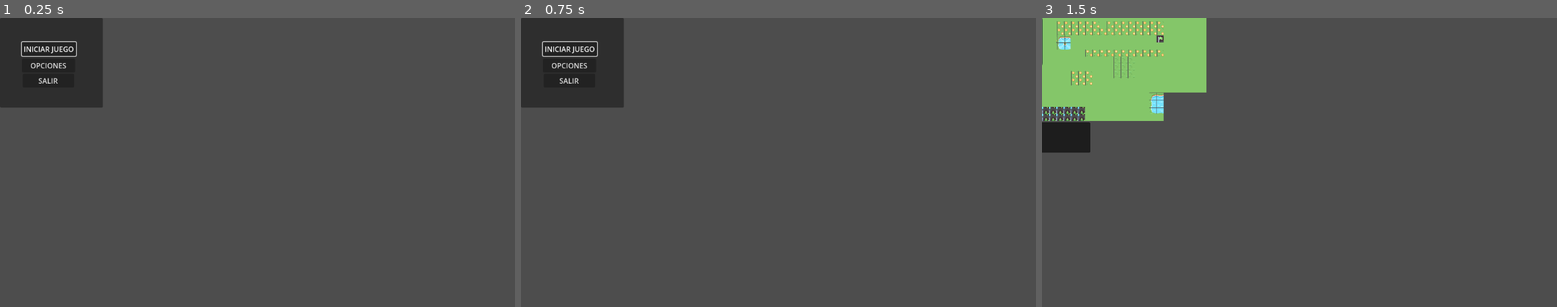
Above: before the commit, frames 1-3 (left to right).
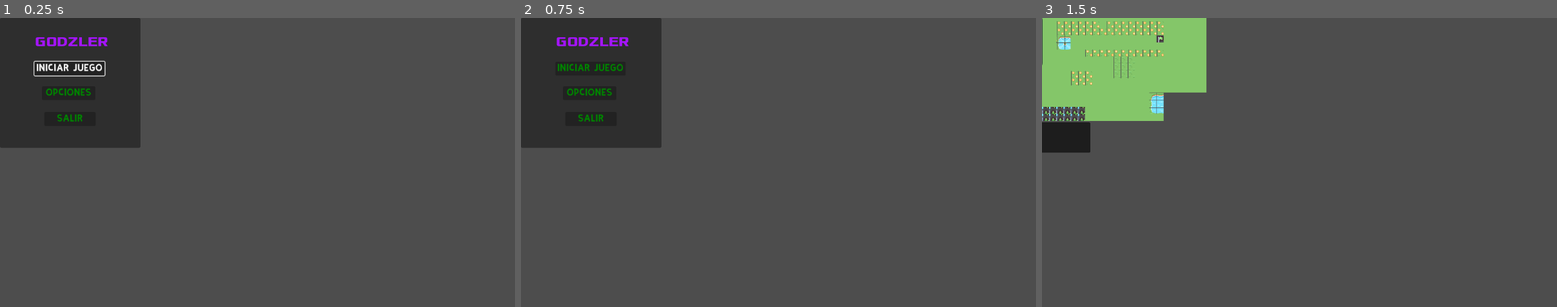
Above: after the commit, the same moments.

Repository: javi13dev/primer-juego
Game: Godot game, scene res://Inicio.tscn
Two runs of this game, one before a commit and one after it. Both use one fixed random seed, a clock stepped at 60 frames per second and the inputs below. This scene is started directly instead of the project's main scene. The engine's default icon, where the game draws it, is replaced by a stand-in: a white triangle on a blue panel in a dark square.
Inputs (mouse positions are in pixels of both pictures, inside the frame that each line leads up to):
- Up to frame 1 (0.25 s): no input
- Up to frame 2 (0.75 s): click (587, 133) at 0.52 s
- Up to frame 3 (1.5 s): click "INICIAR JUEGO" at 1.25 s

The runs differ from the first frame. In frame 1, 7.0% of the frame differs, in the area x 0-28%, y 0-45%; in frame 2, 6.9%; in frame 3, nothing differs.

Commit message:
add fonts e inicio

Diff:
--- a/Inicio.tscn
+++ b/Inicio.tscn
@@ -1,45 +1,86 @@
-[gd_scene load_steps=2 format=3 uid="uid://basmgmi1bnu2e"]
+[gd_scene load_steps=6 format=3 uid="uid://basmgmi1bnu2e"]
 
 [ext_resource type="Script" path="res://Play.gd" id="1_61cyy"]
+[ext_resource type="FontFile" uid="uid://3ab1nju8g1l3" path="res://fonts/xolonium/xolonium-fonts-4.1/ttf/Xolonium-Bold.ttf" id="1_n1xfj"]
+[ext_resource type="FontFile" uid="uid://drd81v20b2ify" path="res://fonts/kirifont/KiriFont.ttf" id="2_vokod"]
+
+[sub_resource type="LabelSettings" id="LabelSettings_o781v"]
+font = ExtResource("1_n1xfj")
+font_size = 30
+font_color = Color(0.65098, 0.0784314, 1, 1)
+shadow_size = 5
+
+[sub_resource type="Theme" id="Theme_yr852"]
+default_font_size = 0
 
 [node name="Node2D" type="Node2D"]
 
 [node name="Control_inicio" type="Control" parent="."]
 layout_mode = 3
 anchors_preset = 0
-offset_right = 232.0
-offset_bottom = 200.0
+offset_right = 347.0
+offset_bottom = 305.0
 size_flags_horizontal = 4
 size_flags_vertical = 4
 
 [node name="Panel_inicio" type="Panel" parent="Control_inicio"]
-offset_right = 230.0
-offset_bottom = 201.0
+layout_mode = 0
+offset_right = 314.0
+offset_bottom = 291.0
 size_flags_horizontal = 4
+
+[node name="Label" type="Label" parent="Control_inicio/Panel_inicio"]
+layout_mode = 0
+offset_left = 78.0
+offset_top = 35.0
+offset_right = 244.0
+offset_bottom = 72.0
+text = "GODZLER"
+label_settings = SubResource("LabelSettings_o781v")
 
 [node name="Play" type="Button" parent="Control_inicio/Panel_inicio"]
 layout_mode = 0
-offset_left = 49.0
-offset_top = 54.0
-offset_right = 170.0
-offset_bottom = 85.0
+offset_left = 77.0
+offset_top = 98.0
+offset_right = 234.0
+offset_bottom = 129.0
+mouse_default_cursor_shape = 2
+theme = SubResource("Theme_yr852")
+theme_override_colors/font_color = Color(0, 0.509804, 0, 1)
+theme_override_colors/font_hover_color = Color(0.580392, 0.894118, 0, 1)
+theme_override_fonts/font = ExtResource("2_vokod")
 text = "INICIAR JUEGO"
 script = ExtResource("1_61cyy")
 
 [node name="Opciones" type="Button" parent="Control_inicio/Panel_inicio"]
 layout_mode = 0
-offset_left = 49.0
-offset_top = 91.0
-offset_right = 168.0
-offset_bottom = 122.0
+offset_left = 94.0
+offset_top = 153.0
+offset_right = 213.0
+offset_bottom = 184.0
+mouse_default_cursor_shape = 2
+theme_override_colors/font_color = Color(0, 0.509804, 0, 1)
+theme_override_colors/font_hover_color = Color(0.580392, 0.894118, 0, 1)
+theme_override_fonts/font = ExtResource("2_vokod")
 text = "OPCIONES"
 
 [node name="Salir del juego" type="Button" parent="Control_inicio/Panel_inicio"]
 layout_mode = 0
-offset_left = 51.0
-offset_top = 125.0
-offset_right = 166.0
-offset_bottom = 156.0
+offset_left = 99.0
+offset_top = 211.0
+offset_right = 214.0
+offset_bottom = 242.0
+mouse_default_cursor_shape = 2
+theme_override_colors/font_color = Color(0, 0.509804, 0, 1)
+theme_override_colors/font_hover_color = Color(0.580392, 0.894118, 0, 1)
+theme_override_fonts/font = ExtResource("2_vokod")
 text = "SALIR"
 
+[node name="TextureButton" type="TextureButton" parent="Control_inicio/Panel_inicio"]
+layout_mode = 0
+offset_left = 129.0
+offset_top = 237.0
+offset_right = 169.0
+offset_bottom = 277.0
+
 [connection signal="pressed" from="Control_inicio/Panel_inicio/Play" to="Control_inicio/Panel_inicio/Play" method="_on_pressed"]
--- a/Play.gd
+++ b/Play.gd
@@ -1,6 +1,9 @@
 extends Button
 
-@export var path = "res://scenes/escena3DInicial.tscn"
+#@export var path = "res://scenes/escena3DInicial.tscn"
+
+# Si quiero una imagen que muestre una carga
+@export var path = "res://loading.tscn"
 
 # Called when the node enters the scene tree for the first time.
 func _ready():
@@ -15,4 +18,5 @@
 func _on_pressed():
 	# Si el path no está vacío, llamamos a la ruta que he pasado
 	if path != "":
+		#get_tree().change_scene_to_file(path)
 		get_tree().change_scene_to_file(path)
--- /dev/null
+++ b/fonts/architect-s-daughter/ArchitectsDaughter32.tres
@@ -0,0 +1,8 @@
+[gd_resource type="DynamicFont" load_steps=2 format=2]
+
+[ext_resource path="res://fonts/architect-s-daughter/ArchitectsDaughter.ttf" type="DynamicFontData" id=1]
+
+[resource]
+
+size = 32
+font_data = ExtResource( 1 )
--- /dev/null
+++ b/fonts/cmu-typewriter/Typewriter.tres
@@ -0,0 +1,8 @@
+[gd_resource type="DynamicFont" load_steps=2 format=2]
+
+[ext_resource path="res://fonts/cmu-typewriter/Typewriter/cmuntt.ttf" type="DynamicFontData" id=1]
+
+[resource]
+
+size = 32
+font_data = ExtResource( 1 )
--- /dev/null
+++ b/fonts/connection_ii/ConnectionII.tres
@@ -0,0 +1,8 @@
+[gd_resource type="DynamicFont" load_steps=2 format=2]
+
+[ext_resource path="res://fonts/connection_ii/ConnectionII.otf" type="DynamicFontData" id=1]
+
+[resource]
+
+size = 30
+font_data = ExtResource( 1 )
--- /dev/null
+++ b/fonts/droid-sans/DroidSans.tres
@@ -0,0 +1,8 @@
+[gd_resource type="DynamicFont" load_steps=2 format=2]
+
+[ext_resource path="res://fonts/droid-sans/DroidSans.ttf" type="DynamicFontData" id=1]
+
+[resource]
+
+size = 32
+font_data = ExtResource( 1 )
--- /dev/null
+++ b/fonts/kirifont/Kirifont.tres
@@ -0,0 +1,10 @@
+[gd_resource type="DynamicFont" load_steps=2 format=2]
+
+[ext_resource path="res://fonts/kirifont/KiriFont.otf" type="DynamicFontData" id=1]
+
+[resource]
+
+size = 32
+extra_spacing_top = -5
+extra_spacing_bottom = -20
+font_data = ExtResource( 1 )
--- /dev/null
+++ b/fonts/linux-libertine/LinuxLibertine.tres
@@ -0,0 +1,5 @@
+[gd_resource type="DynamicFontData" format=2]
+
+[resource]
+
+font_path = "res://fonts/linux-libertine/LinLibertine_5.3.0_2012_07_02/LinLibertineOTF_5.3.0_2012_07_02/LinLibertine_R.otf"
--- /dev/null
+++ b/fonts/montreal/Montreal.tres
@@ -0,0 +1,8 @@
+[gd_resource type="DynamicFont" load_steps=2 format=2]
+
+[ext_resource path="res://fonts/montreal/Montreal-Regular.ttf" type="DynamicFontData" id=1]
+
+[resource]
+
+size = 32
+font_data = ExtResource( 1 )
--- /dev/null
+++ b/fonts/poco/Poco.tres
@@ -0,0 +1,11 @@
+[gd_resource type="DynamicFont" load_steps=2 format=2]
+
+[ext_resource path="res://fonts/poco/Poco.ttf" type="DynamicFontData" id=1]
+
+[resource]
+
+size = 40
+use_mipmaps = true
+extra_spacing_top = -18
+extra_spacing_bottom = 2
+font_data = ExtResource( 1 )
--- /dev/null
+++ b/fonts/source-code-pro/SourceCodePro.tres
@@ -0,0 +1,8 @@
+[gd_resource type="DynamicFont" load_steps=2 format=2]
+
+[ext_resource path="res://fonts/source-code-pro/source-code-pro-2.010R-ro-1.030R-it/TTF/SourceCodePro-Regular.ttf" type="DynamicFontData" id=1]
+
+[resource]
+
+size = 32
+font_data = ExtResource( 1 )
--- /dev/null
+++ b/fonts/xolonium/Xolonium.tres
@@ -0,0 +1,8 @@
+[gd_resource type="DynamicFont" load_steps=2 format=2]
+
+[ext_resource path="res://fonts/xolonium/xolonium-fonts-4.1/ttf/Xolonium-Regular.ttf" type="DynamicFontData" id=1]
+
+[resource]
+
+size = 32
+font_data = ExtResource( 1 )
--- a/global.gd
+++ b/global.gd
@@ -1,5 +1,9 @@
 extends Node
 
+# para guardar la escena a nivel global
+var change_scene = "res://scenes/escena3DInicial.tscn"
+
+# Para guardar la puntuación del personaje a nivel global
 var score : int
 
 # Movimiento del jugador
--- /dev/null
+++ b/loading.gd
@@ -0,0 +1,37 @@
+extends Control
+
+@onready var progress : Array
+var scene_load_status : int
+
+
+# Called when the node enters the scene tree for the first time.
+func _ready():
+	# cargo el recurso
+	ResourceLoader.load_threaded_request(GLOBAL.change_scene)
+
+
+# Called every frame. 'delta' is the elapsed time since the previous frame.
+func _process(delta):
+	scene_load_status = ResourceLoader.load_threaded_get_status(GLOBAL.change_scene,progress)
+	print($ProgressBar.value)
+
+	$ProgressBar.value = progress[0]*100
+
+func _on_progress_bar_value_changed(value):
+
+	print('en value:  ',value)
+	if value == 25:
+		await get_tree().create_timer(100000.0).timeout
+
+	print("after value")
+	# Si ha llegado el valor a 100 y ha cargado el recurso con éxito:
+	if value == 100 and scene_load_status == ResourceLoader.THREAD_LOAD_LOADED:
+		# call_deferred() permite asegurar la llamada de los valores, de una nueva función y el parámetro.
+		get_tree().call_deferred("change_scene_to_packed", ResourceLoader.load_threaded_get(GLOBAL.change_scene))
+
+'''
+	if scene_load_status == ResourceLoader.THREAD_LOAD_LOADED:
+		var newScene = ResourceLoader.load_threaded_get(sceneName)
+		get_tree().change_scene_to_packed(newScene)
+
+'''
--- /dev/null
+++ b/loading.tscn
@@ -0,0 +1,25 @@
+[gd_scene load_steps=2 format=3 uid="uid://ciwikehy8w3gk"]
+
+[ext_resource type="Script" path="res://loading.gd" id="1_nltt7"]
+
+[node name="Node2D" type="Node2D"]
+
+[node name="Control" type="Control" parent="."]
+layout_mode = 3
+anchors_preset = 0
+offset_right = 997.0
+offset_bottom = 461.0
+script = ExtResource("1_nltt7")
+
+[node name="CanvasModulate" type="CanvasModulate" parent="Control"]
+color = Color(0.576471, 0.768627, 1, 1)
+
+[node name="ProgressBar" type="ProgressBar" parent="Control"]
+unique_name_in_owner = true
+layout_mode = 0
+offset_left = 184.0
+offset_top = 268.0
+offset_right = 817.0
+offset_bottom = 334.0
+
+[connection signal="value_changed" from="Control/ProgressBar" to="Control" method="_on_progress_bar_value_changed"]
--- a/scenes/link.gd
+++ b/scenes/link.gd
@@ -36,8 +36,3 @@
 			pass
 		"Run":
 			pass
-
-
-# Called every frame. 'delta' is the elapsed time since the previous frame.
-func _process(delta):
-	pass
Not shown, added: fonts/architect-s-daughter/Architects Daughter SIL OFL Font License.txt
Binary file added: fonts/architect-s-daughter/ArchitectsDaughter.ttf
Not shown, added: fonts/architect-s-daughter/ArchitectsDaughter.ttf.import
Not shown, added: fonts/cmu-typewriter/Typewriter/OFL-FAQ.txt
Not shown, added: fonts/cmu-typewriter/Typewriter/OFL.txt
Not shown, added: fonts/cmu-typewriter/Typewriter/README.txt
Binary file added: fonts/cmu-typewriter/Typewriter/cmunit.ttf
Not shown, added: fonts/cmu-typewriter/Typewriter/cmunit.ttf.import
Binary file added: fonts/cmu-typewriter/Typewriter/cmuntb.ttf
Not shown, added: fonts/cmu-typewriter/Typewriter/cmuntb.ttf.import
Binary file added: fonts/cmu-typewriter/Typewriter/cmuntt.ttf
Not shown, added: fonts/cmu-typewriter/Typewriter/cmuntt.ttf.import
(and 97 more such lines)
